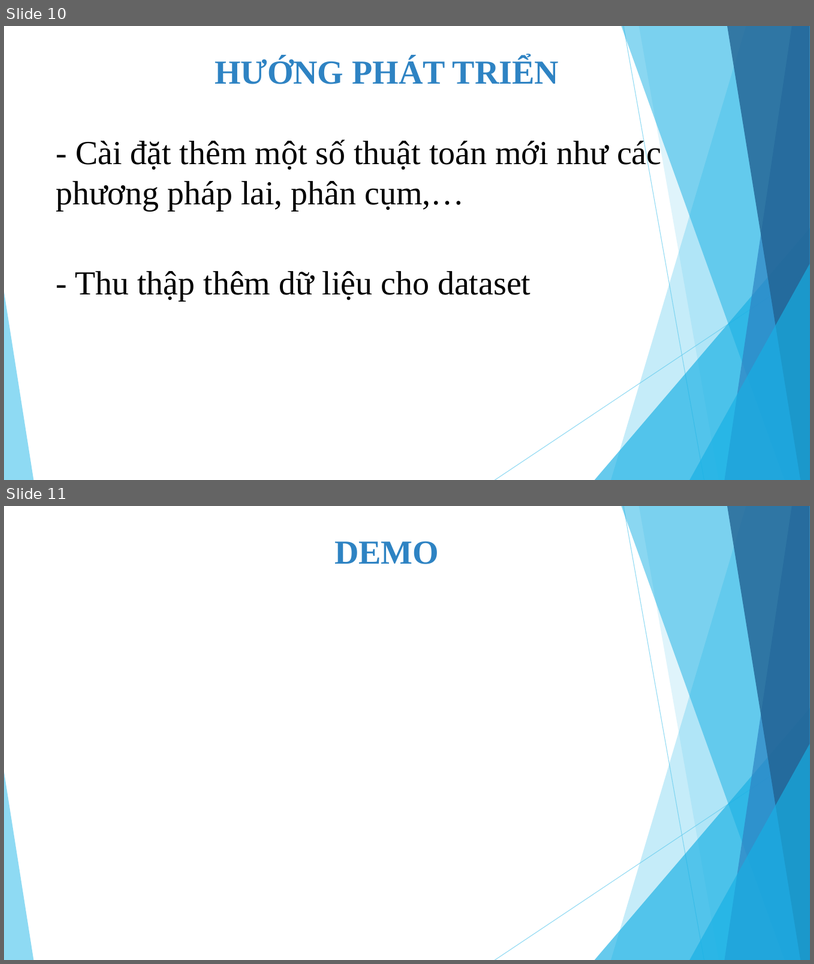
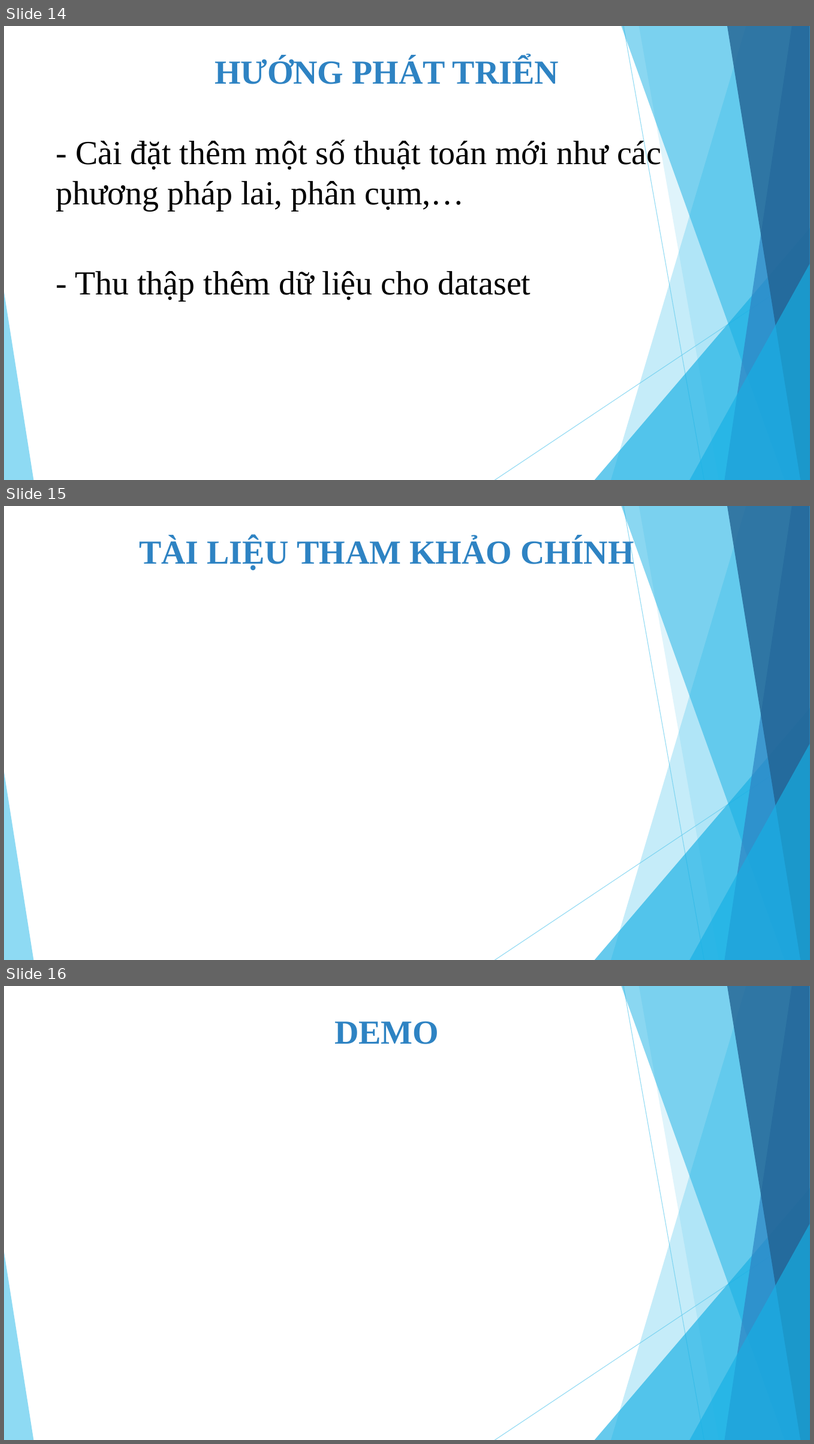
Before and after one commit to tuyennta/JobRecSys, a slide deck: Documents/Báo cáo/Bao cao KLTN_2.pptx. Shown one above the other, each under a label of ours: slides 10 and 11 before the commit, slides 14, 15 and 16 after it. The pictures are 814x964 and 814x1444 pixels, drawn with LibreOffice and Linux fonts; fonts in the diff are those of the drawing. Boxes give left, top, right and bottom in pixels: in the first picture for what was removed or moved away, otherwise in the second. Text is boxed around its words. In the diff, an @@ line names an element or a change of style, - is before the commit and + after.

```diff
--- a/Documents/Báo cáo/Bao cao KLTN_2.pptx
+++ b/Documents/Báo cáo/Bao cao KLTN_2.pptx
@@ slide 15 added at box(4, 506, 810, 960), background #FFFFFF; not listed: 10 template elements that a slide beside it also shows @@
@@ text added at box(139, 538, 635, 570), 40 pt, text #2E83C3, bold @@
+TÀI LIỆU THAM KHẢO CHÍNH
@@ what was slide 10 is now slide 14 @@
@@ what was slide 11 is now slide 16 @@
```
Also in this commit, not shown: 8 slides changed, 4 other slides added, 1 other file.
